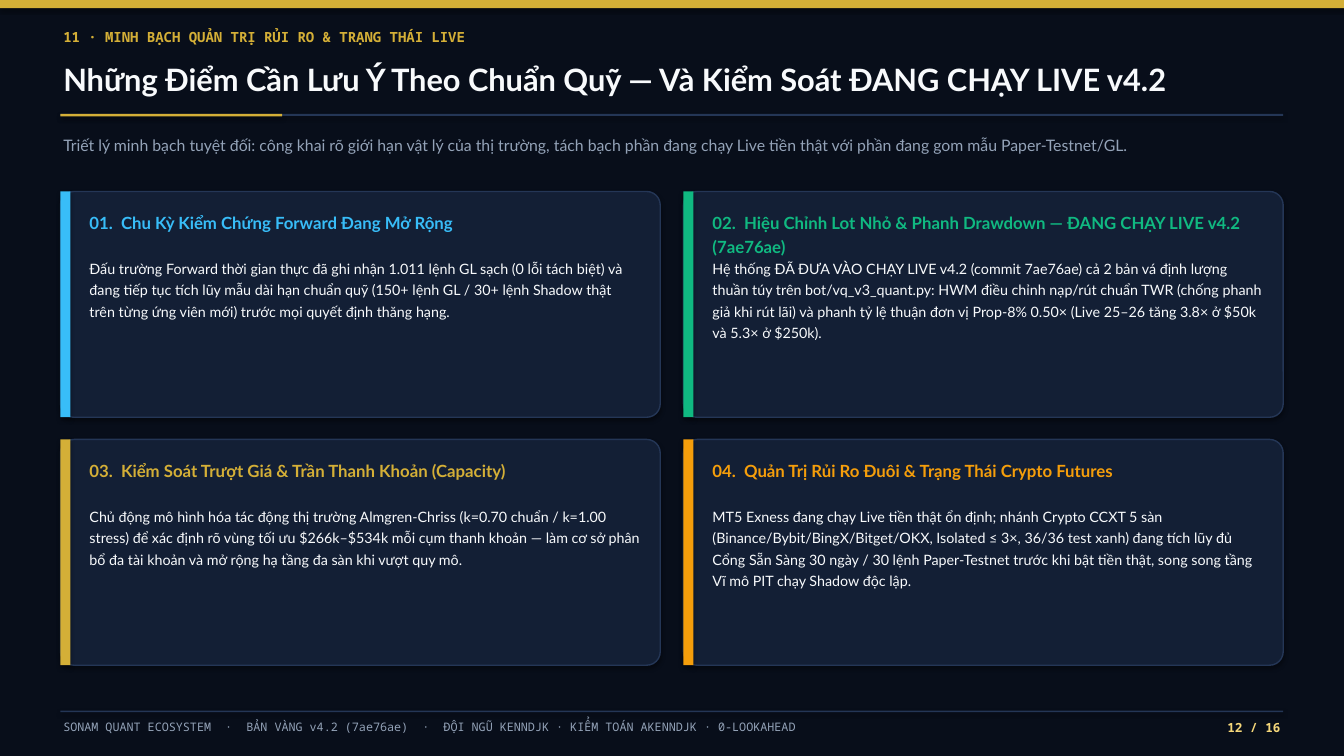
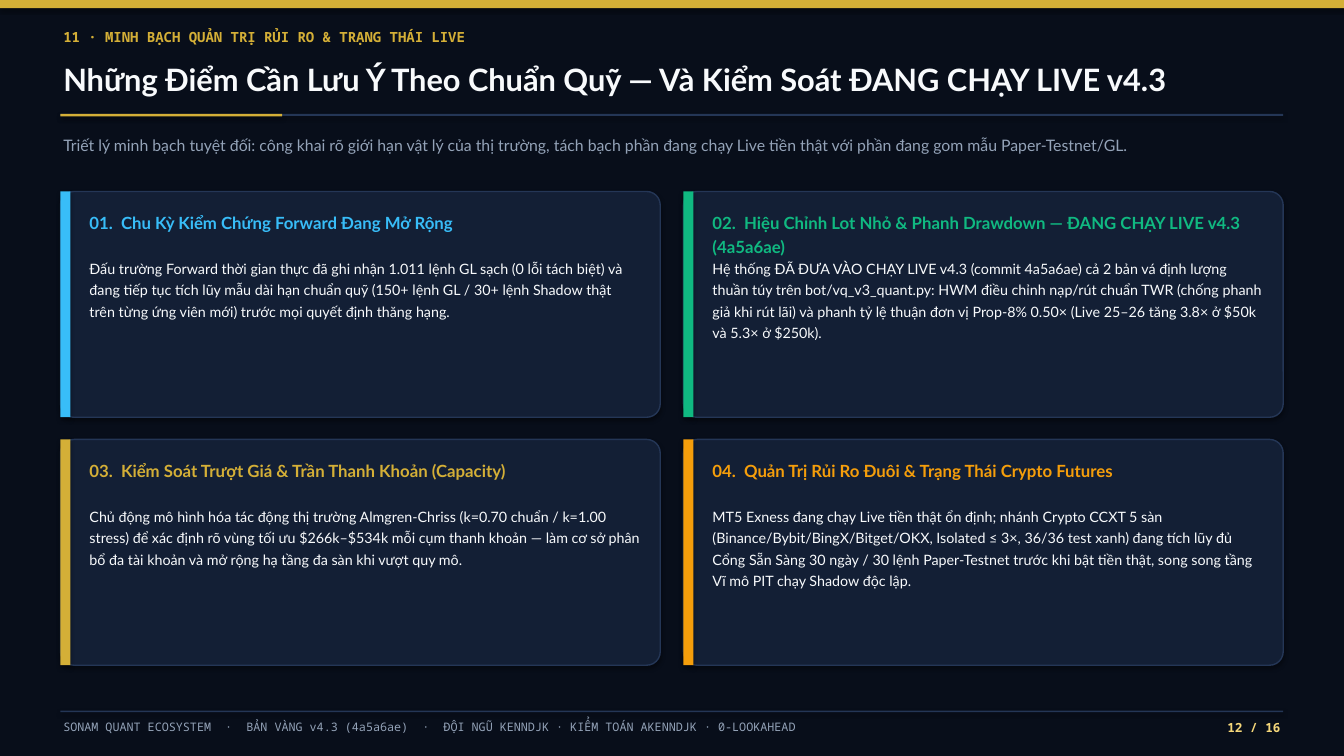
Before and after one commit to kenndjk0412-maker/sonam-quant, a slide deck: slide 12 of Sonam-Quant-Golden-Deck.pptx. Drawn at 1344x756 pixels with LibreOffice and Linux fonts; fonts in the diff are those of the drawing. Boxes give left, top, right and bottom in pixels: in the first picture for what was removed or moved away, otherwise in the second. Text is boxed around its words. In the diff, an @@ line names an element or a change of style, - is before the commit and + after.

Commit message:
Golden Edition v4.3 (4a5a6ae) — Dual-QR Live Read-Only Observer + Hardened khach_vip (0 AI jargon)

```diff
--- a/Sonam-Quant-Golden-Deck.pptx
+++ b/Sonam-Quant-Golden-Deck.pptx
@@ text at [63,64,1166,97]: text changed @@
-Những Điểm Cần Lưu Ý Theo Chuẩn Quỹ — Và Kiểm Soát ĐANG CHẠY LIVE v4.2
+Những Điểm Cần Lưu Ý Theo Chuẩn Quỹ — Và Kiểm Soát ĐANG CHẠY LIVE v4.3
@@ text at [712,216,1240,256]: text changed @@
-02. Hiệu Chỉnh Lot Nhỏ & Phanh Drawdown — ĐANG CHẠY LIVE v4.2 (7ae76ae)
+02. Hiệu Chỉnh Lot Nhỏ & Phanh Drawdown — ĐANG CHẠY LIVE v4.3 (4a5a6ae)
@@ text at [712,261,1262,340]: text changed @@
-Hệ thống ĐÃ ĐƯA VÀO CHẠY LIVE v4.2 (commit 7ae76ae) cả 2 bản vá định lượng thuần túy trên bot/vq_v3_quant.py: HWM điều chỉnh nạp/rút chuẩn TWR (chống phanh giả khi rút lãi) và phanh tỷ lệ thuận đơn vị Prop-8% 0.50× (Live 25–26 tăng 3.8× ở $50k và 5.3× ở $250k).
+Hệ thống ĐÃ ĐƯA VÀO CHẠY LIVE v4.3 (commit 4a5a6ae) cả 2 bản vá định lượng thuần túy trên bot/vq_v3_quant.py: HWM điều chỉnh nạp/rút chuẩn TWR (chống phanh giả khi rút lãi) và phanh tỷ lệ thuận đơn vị Prop-8% 0.50× (Live 25–26 tăng 3.8× ở $50k và 5.3× ở $250k).
@@ text at [63,720,795,733]: text changed @@
-SONAM QUANT ECOSYSTEM · BẢN VÀNG v4.2 (7ae76ae) · ĐỘI NGŨ KENNDJK · KIỂM TOÁN AKENNDJK · 0-LOOKAHEAD
+SONAM QUANT ECOSYSTEM · BẢN VÀNG v4.3 (4a5a6ae) · ĐỘI NGŨ KENNDJK · KIỂM TOÁN AKENNDJK · 0-LOOKAHEAD
```
Also in this commit, not shown: 15 other slides changed, 5 other files.
